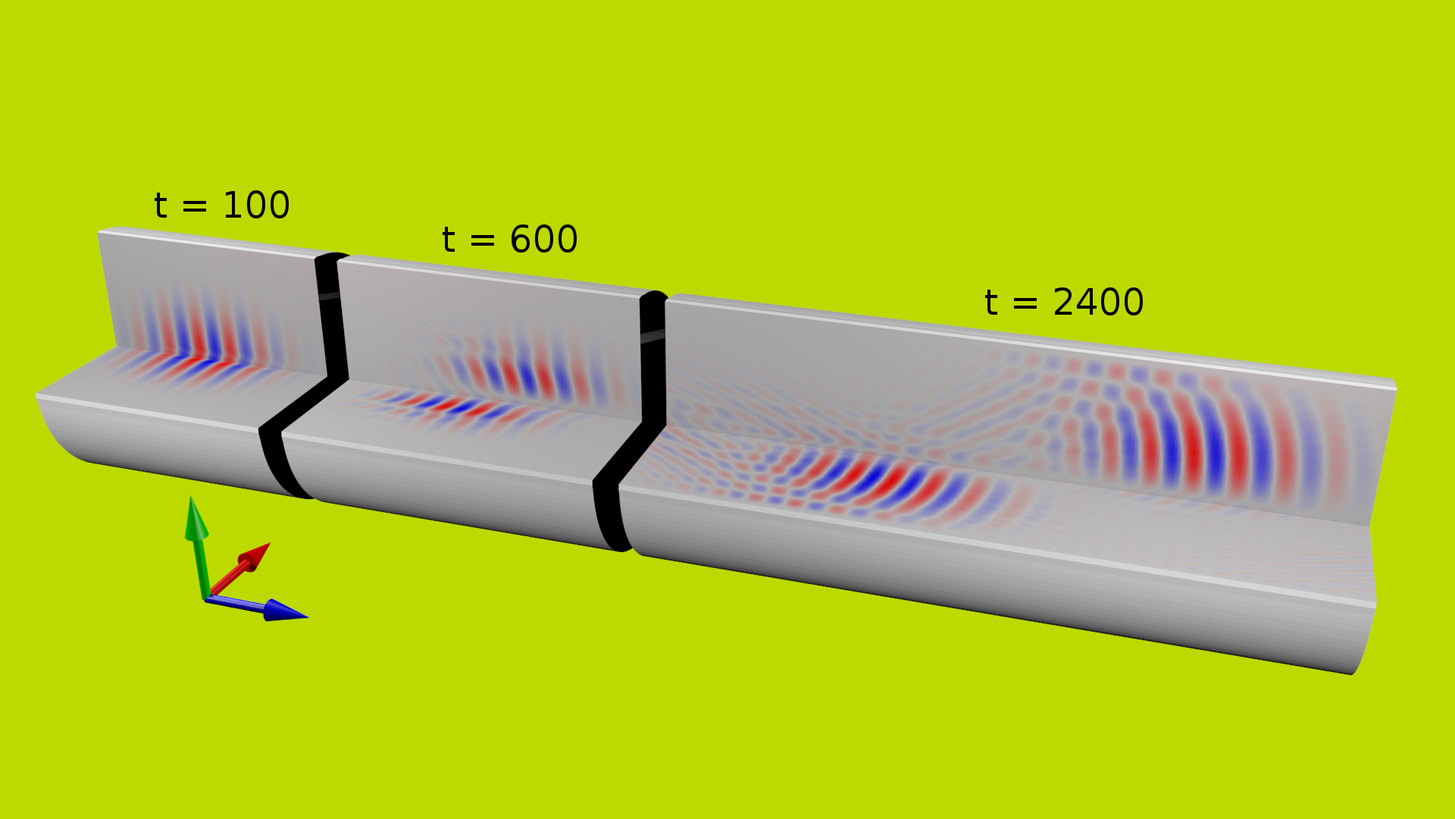
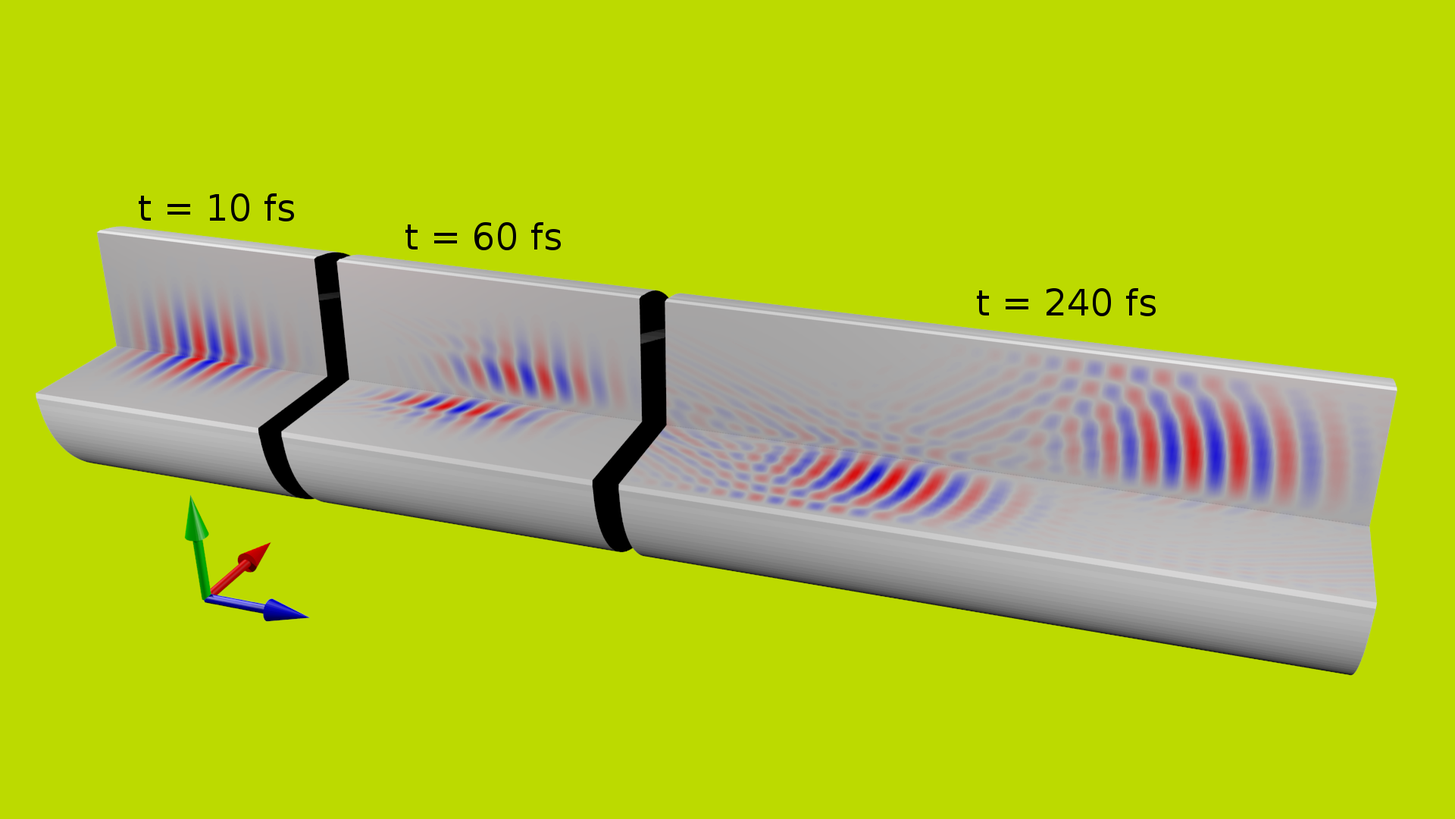
Revision of a layered 1455 x 819 image; what changed, layer by layer:
renamed "t = 2400" to "t = 240 fs", painted on it over (977, 287, 1156, 317)
renamed "t = 600" to "t = 60 fs", painted on it over (405, 222, 577, 253)
renamed "t = 100 ..." to "t = 10 fs ...", painted on it over (138, 190, 295, 222)
